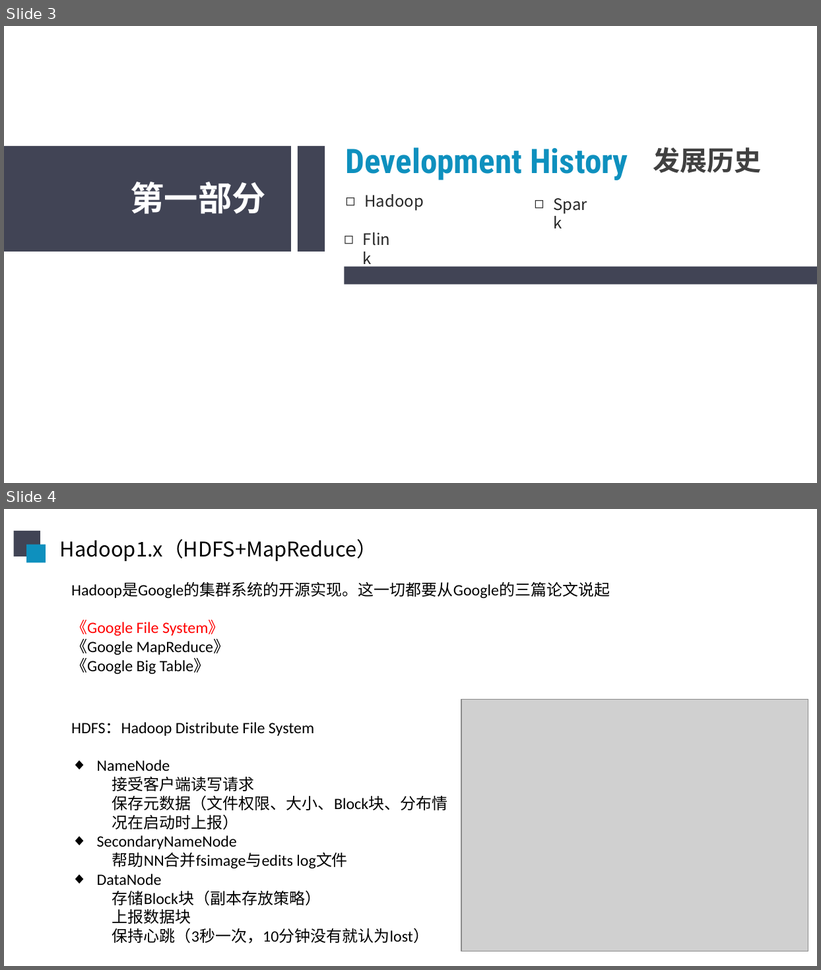
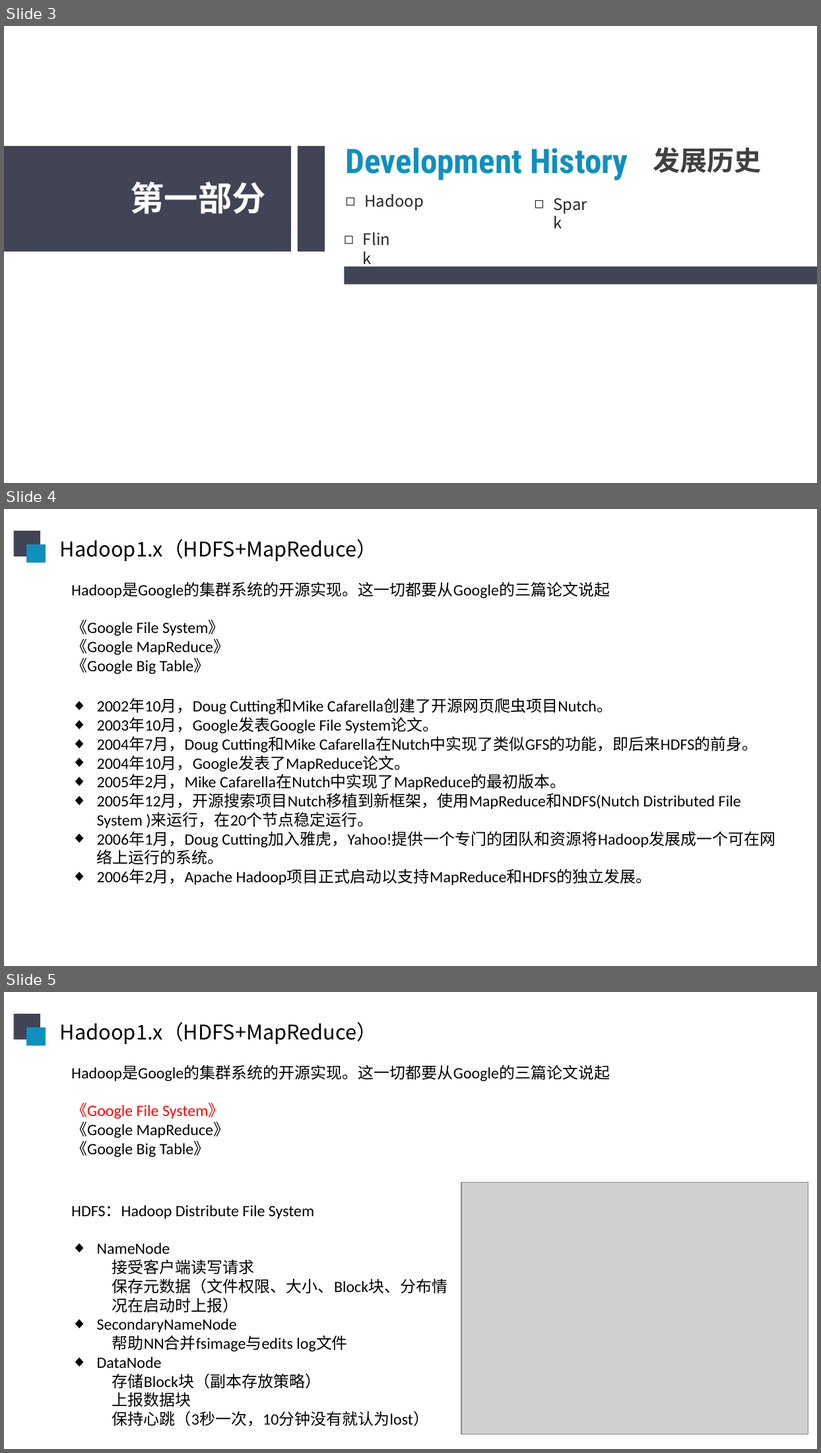
Before and after one commit to sunliangliang9201/interview_prepare, a slide deck: 在线阶段汇报20190606.pptx. Shown one above the other, each under a label of ours: slides 3 and 4 before the commit, slides 3, 4 and 5 after it. The pictures are 821x970 and 821x1453 pixels, drawn with LibreOffice and Linux fonts; fonts in the diff are those of the drawing; grey boxes stand for pictures. Boxes give left, top, right and bottom in pixels: in the first picture for what was removed or moved away, otherwise in the second. Text is boxed around its words. In the diff, an @@ line names an element or a change of style, - is before the commit and + after.

```diff
--- a/在线阶段汇报20190606.pptx
+++ b/在线阶段汇报20190606.pptx
@@ slide 4 added at (4,509,817,966), background #FFFFFF @@
@@ rectangle added at (14,531,40,557), fill #414455 @@
@@ rectangle added at (26,545,46,564), fill #0E90BE @@
@@ text added at (60,539,378,561), 18 pt, text #000000 @@
+Hadoop1.x（HDFS+MapReduce）
@@ text added at (71,582,610,674), 14 pt, text #000000 @@
+Hadoop是Google的集群系统的开源实现。这一切都要从Google的三篇论文说起
+《Google File System》
+《Google MapReduce》
+《Google Big Table》
@@ text added at (97,698,776,885), 14 pt, text #000000 @@
+◆ 2002年10月，Doug Cutting和Mike Cafarella创建了开源网页爬虫项目Nutch。
+◆ 2003年10月，Google发表Google File System论文。
+◆ 2004年7月，Doug Cutting和Mike Cafarella在Nutch中实现了类似GFS的功能，即后来HDFS的前身。
+◆ 2004年10月，Google发表了MapReduce论文。
+◆ 2005年2月，Mike Cafarella在Nutch中实现了MapReduce的最初版本。
+◆ 2005年12月，开源搜索项目Nutch移植到新框架，使用MapReduce和NDFS(Nutch Distributed File System )来运行，在20个节点稳定运行。
+◆ 2006年1月，Doug Cutting加入雅虎，Yahoo!提供一个专门的团队和资源将Hadoop发展成一个可在网络上运行的系统。
+◆ 2006年2月，Apache Hadoop项目正式启动以支持MapReduce和HDFS的独立发展。
@@ what was slide 4 is now slide 5 @@
```
Also in this commit, not shown: 5 slides changed, 1 other file.
